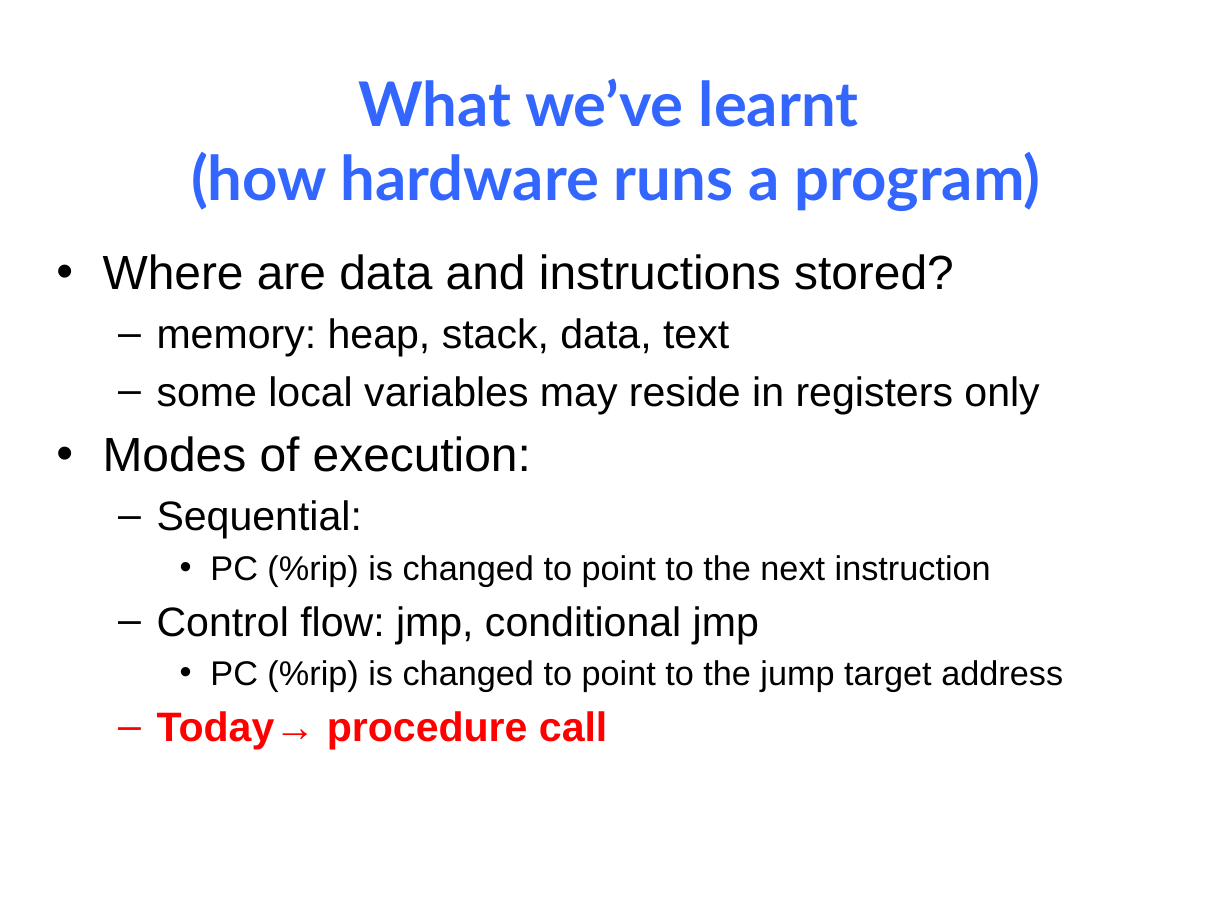
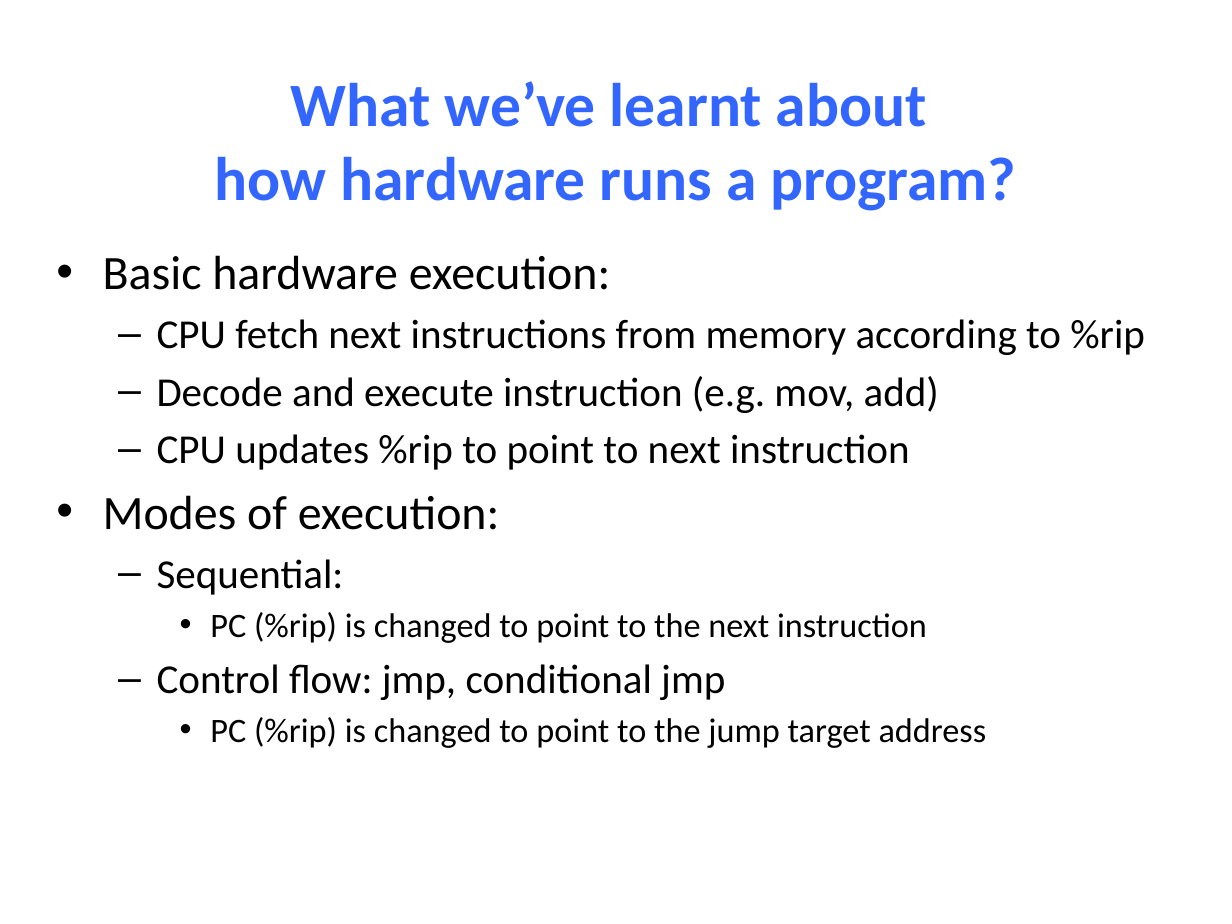
Before and after one commit to NYU-CSO/nyu-cso.github.io, a slide deck: slide 2 of notes/10-Machine_Procedure.pptx. Drawn at 1232x924 pixels with LibreOffice and Linux fonts; fonts in the diff are those of the drawing. Boxes give left, top, right and bottom in pixels: in the first picture for what was removed or moved away, otherwise in the second. Text is boxed around its words. In the diff, an @@ line names an element or a change of style, - is before the commit and + after.

```diff
--- a/notes/10-Machine_Procedure.pptx
+++ b/notes/10-Machine_Procedure.pptx
@@ title at <box>215,81,1016,211</box>: text changed; font Lato to Calibri @@
-What we’ve learnt
-(how hardware runs a program)
+What we’ve learnt about
+how hardware runs a program?
@@ text at <box>103,255,1145,470</box>: text changed; font Arial to Calibri @@
-• Where are data and instructions stored?
-  – memory: heap, stack, data, text
-  – some local variables may reside in registers only
+• Basic hardware execution:
+  – CPU fetch next instructions from memory according to %rip
+  – Decode and execute instruction (e.g. mov, add)
+  – CPU updates %rip to point to next instruction
@@ text at <box>103,495,987,748</box>: font Arial to Calibri in "Modes of execution:", "Sequential:", "PC (%rip) is changed to point to ...", "Control flow: jmp, conditional jmp" and 1 more places @@
@@ text at <box>157,711,607,749</box>: paragraph removed @@
-  – Today→ procedure call
```
Also in this commit, not shown: 36 other slides changed, 4 slides added, 6 slides removed, 4 other files.
